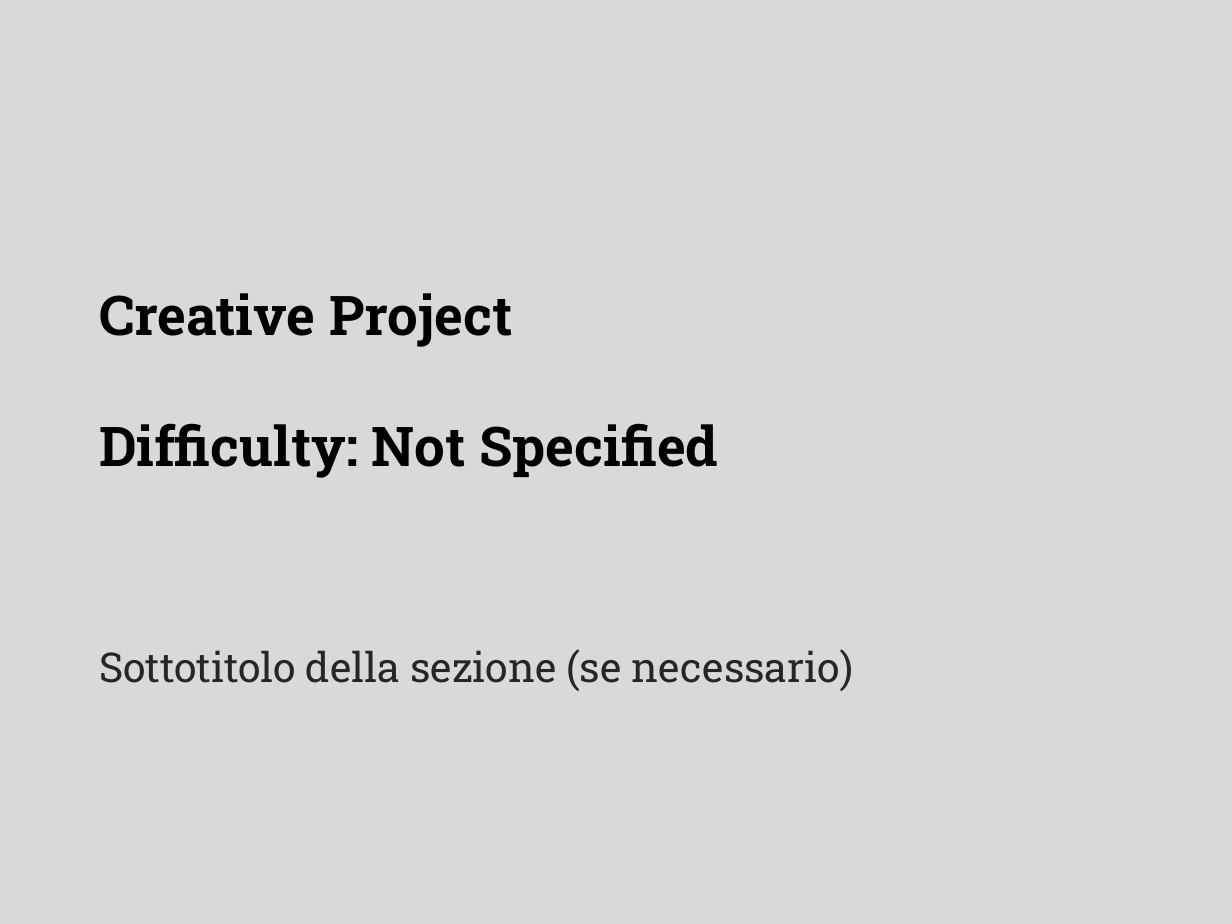
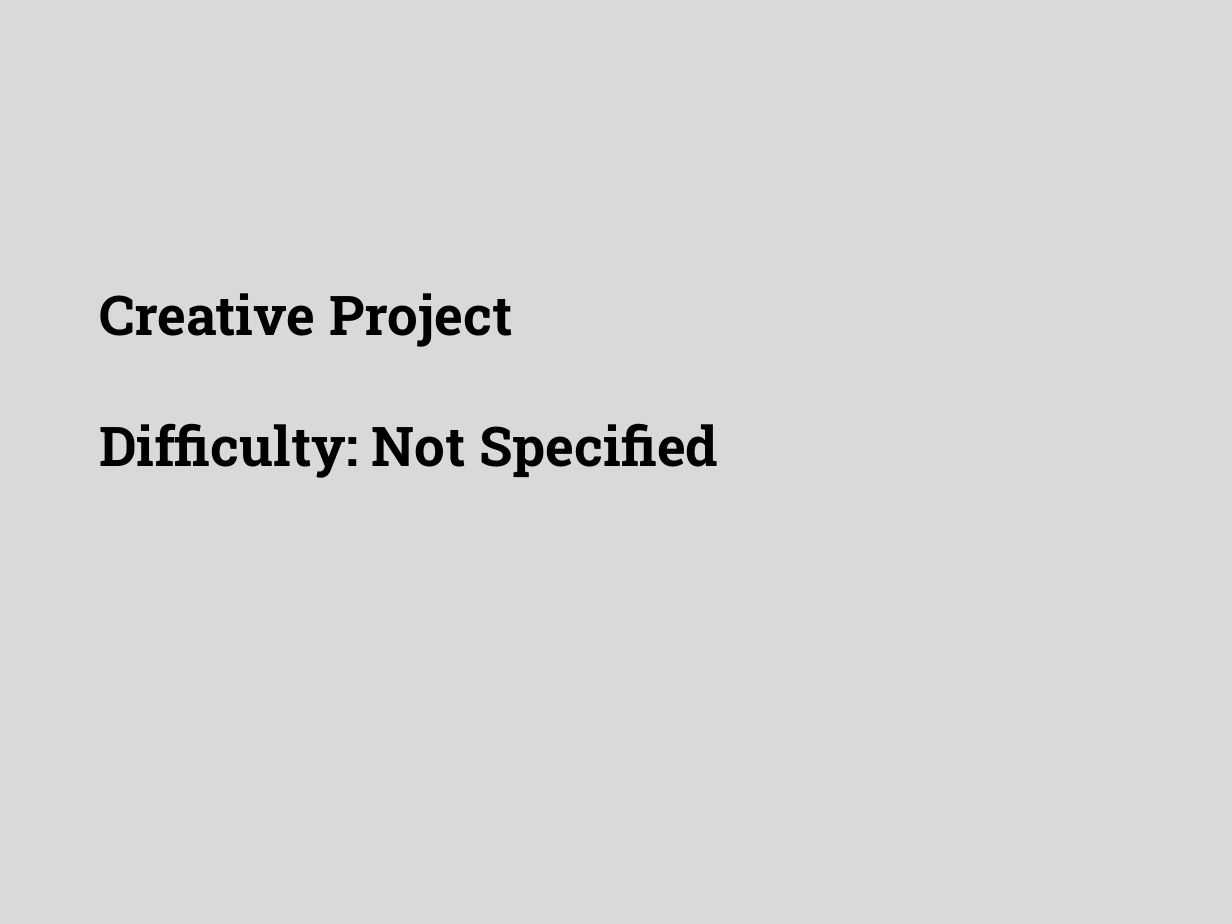
Before and after one commit to inkeaton/TakeThemOut, a slide deck: slide 2 of S4965918_SDAI_NLP_Slides.odp. Drawn at 1232x924 pixels with LibreOffice and Linux fonts; fonts in the diff are those of the drawing; background and template pictures are left out. Boxes give left, top, right and bottom in pixels: in the first picture for what was removed or moved away, otherwise in the second. Text is boxed around its words. In the diff, an @@ line names an element or a change of style, - is before the commit and + after.

```diff
--- a/S4965918_SDAI_NLP_Slides.odp
+++ b/S4965918_SDAI_NLP_Slides.odp
@@ text removed at [99, 649, 854, 691] @@
-Sottotitolo della sezione (se necessario)
```
Also in this commit, not shown: 2 other slides changed, 24 slides added, 9 slides removed, 2 other files.
